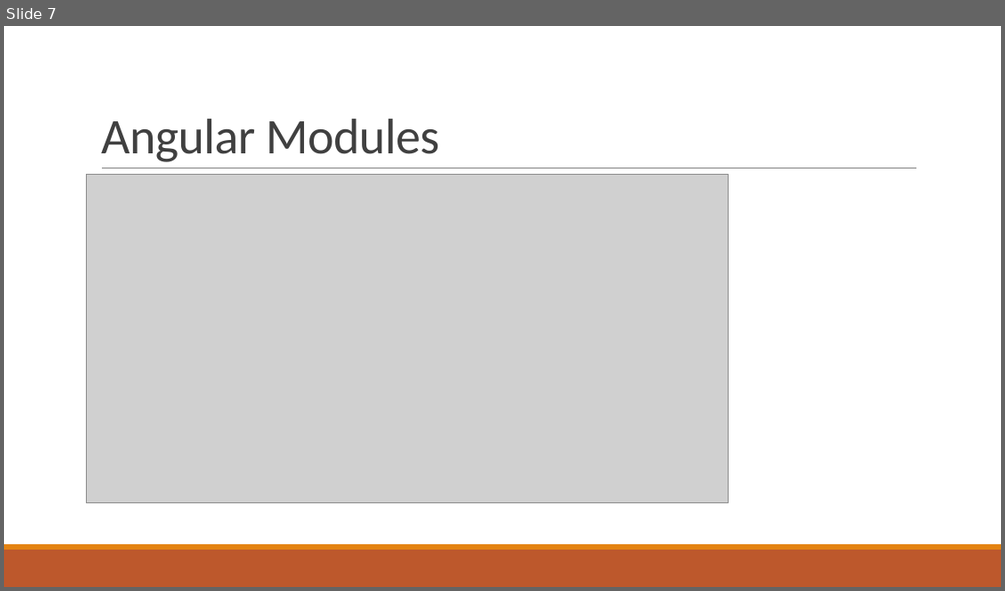
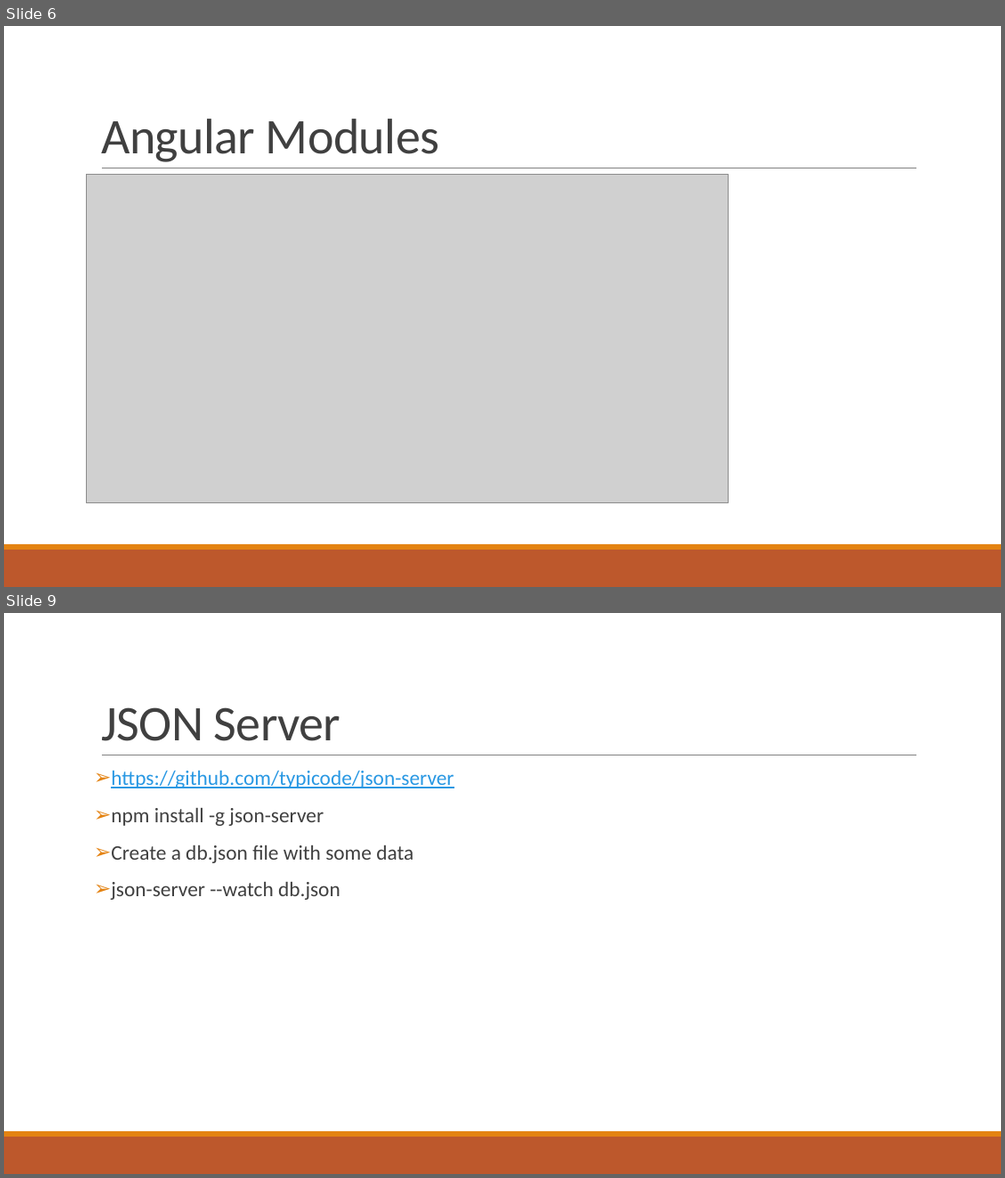
Before and after one commit to ozgurkaplan/KocAkademiAngularStarter, a slide deck: KocAkademi Angular.pptx. Shown one above the other, each under a label of ours: slide 7 before the commit, slides 6 and 9 after it; the slides between them are not shown. The pictures are 1005x591 and 1005x1178 pixels, drawn with LibreOffice and Linux fonts; fonts in the diff are those of the drawing; grey boxes stand for pictures. Boxes give left, top, right and bottom in pixels: in the first picture for what was removed or moved away, otherwise in the second. Text is boxed around its words. In the diff, an @@ line names an element or a change of style, - is before the commit and + after.

```diff
--- a/KocAkademi Angular.pptx
+++ b/KocAkademi Angular.pptx
@@ slide 9 added at (x1=4, y1=613, x2=1001, y2=1174), background #FFFFFF; not listed: 3 template elements that a slide beside it also shows @@
@@ title added at (x1=101, y1=707, x2=341, y2=741), 48 pt, text #404040 @@
+JSON Server
@@ text added at (x1=111, y1=770, x2=453, y2=900), 20 pt, text #404040 @@
+➢ https://github.com/typicode/json-server
+➢ npm install -g json-server
+➢ Create a db.json file with some data
+➢ json-server --watch db.json
@@ what was slide 7 is now slide 6 @@
```
Also in this commit, not shown: 12 other slides added, 2 slides removed.
